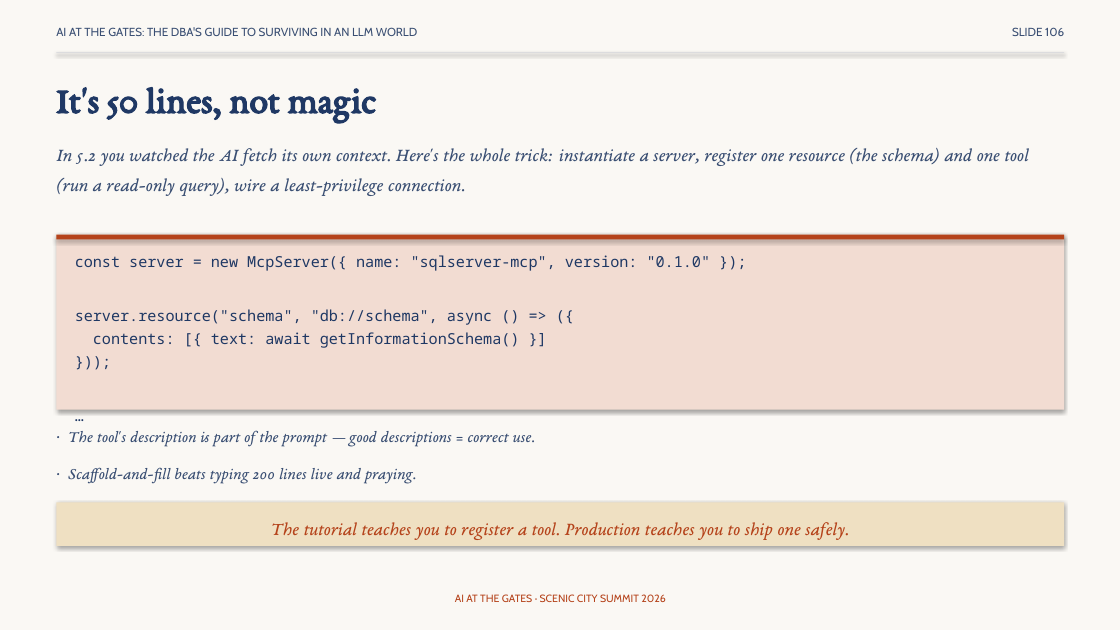
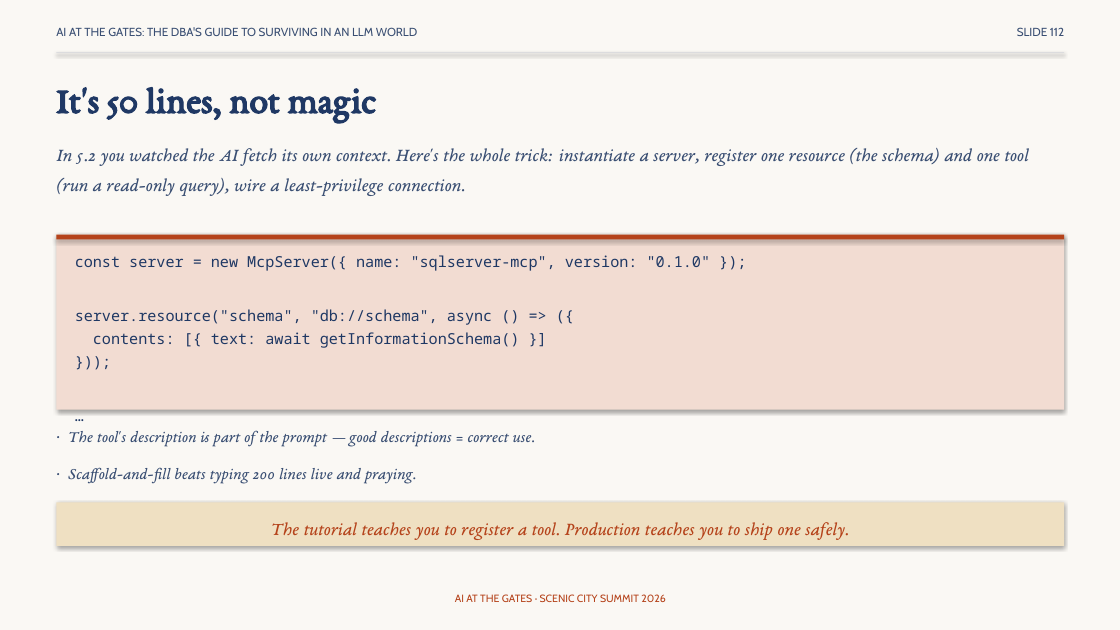
Before and after one commit to feaselkl/AI-at-the-Gates, a slide deck: slide 112 of slides/scenic-city-aigates-precon.pptx. Drawn at 1120x630 pixels with LibreOffice and Linux fonts; fonts in the diff are those of the drawing. Boxes give left, top, right and bottom in pixels: in the first picture for what was removed or moved away, otherwise in the second. Text is boxed around its words. In the diff, an @@ line names an element or a change of style, - is before the commit and + after.

```diff
--- a/slides/scenic-city-aigates-precon.pptx
+++ b/slides/scenic-city-aigates-precon.pptx
@@ text at [1017, 27, 1064, 36]: text changed @@
-SLIDE 106
+SLIDE 112
```
Also in this commit, not shown: 28 other slides changed, 5 other files.
